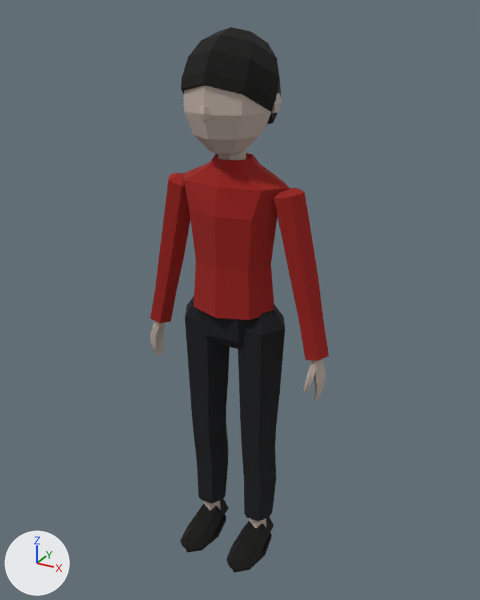
One commit to the Blender file tools/boy_lo.blend: the scene before it, then after it.
Rendered twice from a 50 mm camera at (0.743, -1.32, 1.373) aimed at (0.006, 0.02, 0.703). The axes (+X, +Y, +Z) are drawn at lower left. The lights are the same throughout. The first picture is the older version.

Script lines for the objects in view, before the commit:
```python
me_boy_lo = bpy.data.meshes.new('boy_lo')
me_boy_lo.from_pydata(...)  # 831 vertices, 926 faces; spans x -0.257..0.257, y -0.141..0.119, z -0.025..1.336
# faces by material slot: [176, 156, 390, 204]
me_boy_lo.materials.append(mat_shirt)  # red #991914
me_boy_lo.materials.append(mat_trousers)  # black #121317
me_boy_lo.materials.append(mat_skin)  # grey #bdada3
me_boy_lo.materials.append(mat_hair)  # black #0d0b0a
ob_boy_lo = bpy.data.objects.new('boy_lo', me_boy_lo)
ob_boy_lo.location = (0.0, 0.0, 0.0)
```
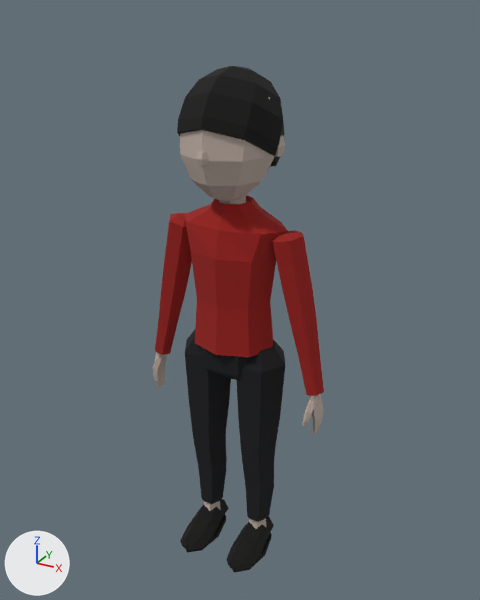
Where the change shows, as pixel boxes [x1, y1, x2, y2] in the pictures (480 x 600 px; the box of a moved part takes in the faces that stretch with it):
'boy_lo', reshaped (7% shorter): before [150, 27, 329, 572]; after [153, 66, 324, 572]
part 1 of me_boy_lo, moved or reshaped: before [183, 153, 289, 321]; after [184, 196, 288, 358]
part 2 of me_boy_lo, moved or reshaped (mostly hidden): before [218, 150, 246, 160]; after [219, 196, 246, 204]
part 3 of me_boy_lo, moved or reshaped: before [184, 85, 271, 156]; after [180, 97, 275, 201]
part 4 of me_boy_lo, moved or reshaped: before [272, 93, 281, 113]; after [275, 135, 285, 157]
part 5 of me_boy_lo, moved or reshaped: before [199, 106, 210, 120]; after [197, 151, 208, 166]
part 6 of me_boy_lo, moved or reshaped: before [311, 359, 326, 386]; after [309, 394, 324, 421]
part 7 of me_boy_lo, moved or reshaped: before [313, 380, 325, 400]; after [312, 415, 323, 435]
part 8 of me_boy_lo, moved or reshaped: before [304, 363, 317, 392]; after [302, 399, 315, 427]
part 9 of me_boy_lo, moved or reshaped: before [153, 320, 165, 340]; after [155, 352, 167, 373]
part 10 of me_boy_lo, moved or reshaped: before [153, 336, 164, 356]; after [156, 367, 166, 388]
part 11 of me_boy_lo, moved or reshaped: before [151, 324, 159, 350]; after [153, 357, 161, 383]
part 12 of me_boy_lo, moved or reshaped: before [181, 27, 281, 124]; after [177, 66, 285, 166]
part 13 of me_boy_lo, moved or reshaped: before [150, 173, 329, 556]; after [155, 213, 324, 556]

The edits, one by one:
me_boy_lo is used by ob_boy_lo; location (0.0, 0.0, 0.0).
me_boy_lo had 831 vertices, 926 faces and spanned x -0.257..0.257, y -0.141..0.119, z -0.025..1.336.
me_boy_lo now has 831 vertices, 926 faces and spans x -0.249..0.249, y -0.145..0.131, z -0.025..1.26.
me_boy_lo part 1: the loose piece of 74 vertices spanning x -0.14..0.14, y -0.093..0.093, z 0.692..1.066 is moved by (0.0, 0.0, -0.1).
me_boy_lo part 2: the loose piece of 17 vertices spanning x -0.027..0.033, y -0.035..0.031, z 1.02..1.11 is moved by (0.0, 0.0, -0.1).
me_boy_lo part 3: the loose piece of 66 vertices spanning x -0.101..0.101, y -0.125..0.107, z 1.075..1.325 is turned 0.4 degrees about the x axis through its middle and scaled by 1.1, then moved by (0.0, 0.0, -0.089).
me_boy_lo part 4: the loose piece of 20 vertices spanning x 0.087..0.113, y -0.012..0.02, z 1.169..1.207 is scaled about its middle by (1.08, 1.11, 1.11), then moved by (0.01, 0.001, -0.09).
me_boy_lo part 5: the loose piece of 20 vertices spanning x -0.012..0.012, y -0.133..-0.107, z 1.163..1.189 is moved by (0.0, -0.011, -0.091).
me_boy_lo part 6: the loose piece of 32 vertices spanning x 0.211..0.249, y -0.031..0.025, z 0.541..0.629 is moved by (0.0, 0.0, -0.1).
me_boy_lo part 7: the loose piece of 17 vertices spanning x 0.228..0.249, y -0.029..0.023, z 0.5..0.55 is moved by (0.0, 0.0, -0.1).
me_boy_lo part 8: the loose piece of 26 vertices spanning x 0.214..0.236, y -0.05..-0.012, z 0.534..0.601 is moved by (0.0, 0.0, -0.1).
me_boy_lo part 9: the loose piece of 32 vertices spanning x -0.247..-0.209, y -0.031..0.025, z 0.54..0.629 is moved by (0.0, 0.0, -0.1).
me_boy_lo part 10: the loose piece of 17 vertices spanning x -0.247..-0.227, y -0.029..0.023, z 0.5..0.55 is moved by (0.0, 0.0, -0.1).
me_boy_lo part 11: the loose piece of 26 vertices spanning x -0.236..-0.214, y -0.05..-0.012, z 0.534..0.601 is moved by (0.0, 0.0, -0.1).
me_boy_lo part 12: the loose piece of 50 vertices spanning x -0.108..0.108, y -0.124..0.119, z 1.121..1.336 is scaled about its middle by 1.1, then moved by (0.0, 0.0, -0.087).
me_boy_lo part 13: 282 of 831 vertices moved; they spanned x -0.257..0.257, y -0.075..0.079, z 0.03..1.009 and now span x -0.249..0.249, y -0.075..0.079, z 0.029..0.91; mean shift (0.0, 0.0, -0.063); largest move (0.257, 0.0, 0.619) -> (0.249, 0.0, 0.518).
Other edits to the shape of me_boy_lo do not show in these pictures.
